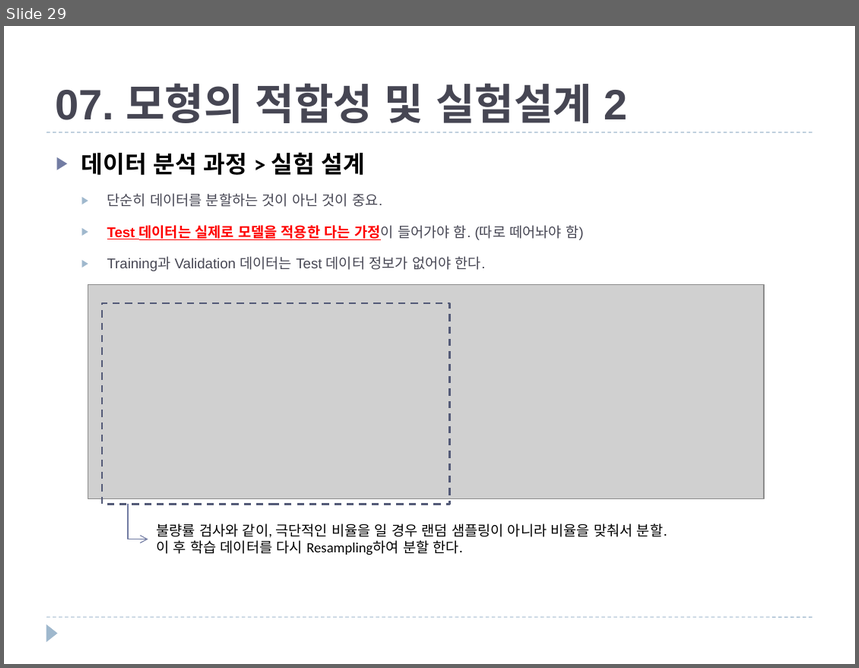
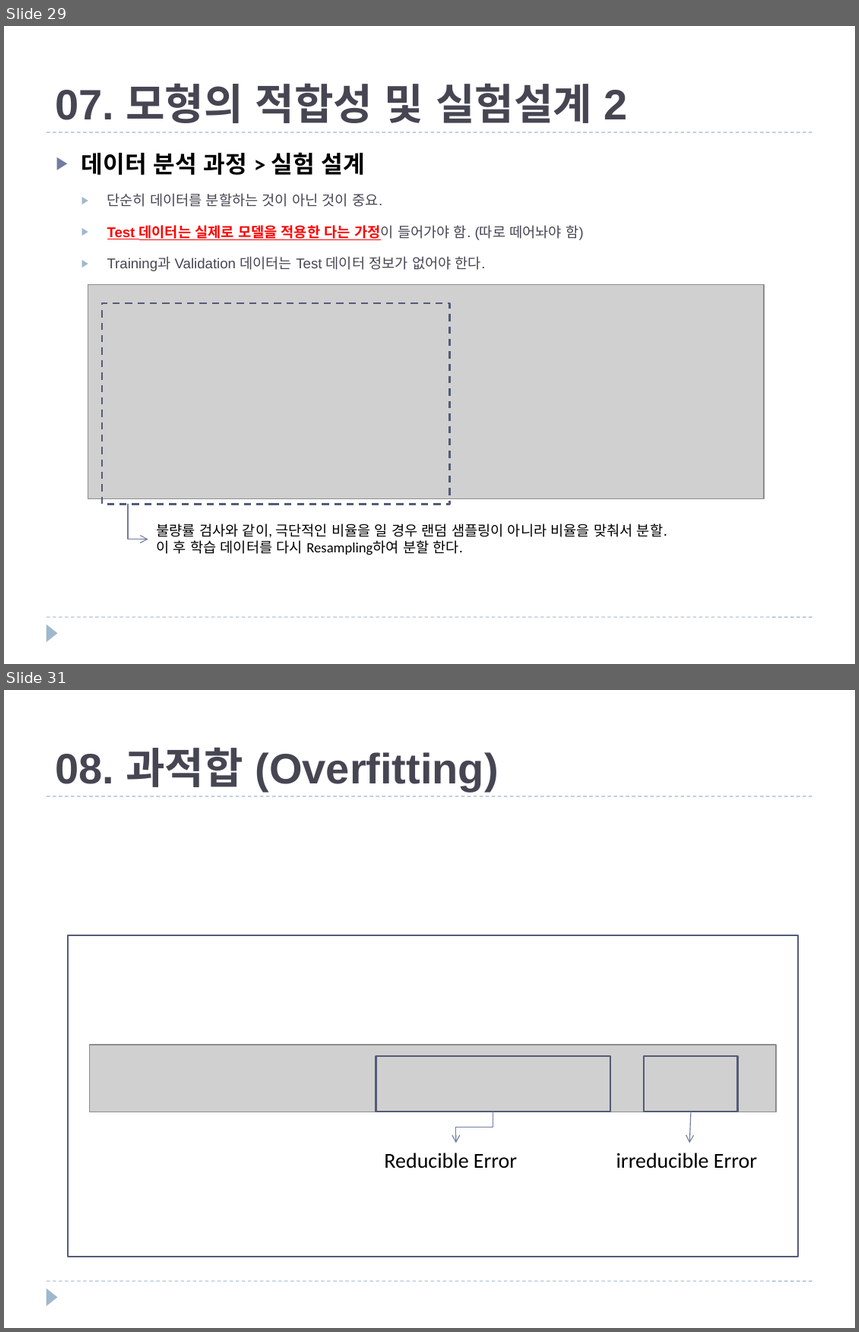
Before and after one commit to JXXA/JXXAGit, a slide deck: Machine Learning 개념과 종류.pptx. Shown one above the other, each under a label of ours: slide 29 before the commit, slides 29 and 31 after it; the slides between them are not shown. The pictures are 859x668 and 859x1332 pixels, drawn with LibreOffice and Linux fonts; fonts in the diff are those of the drawing; grey boxes stand for pictures. Boxes give left, top, right and bottom in pixels: in the first picture for what was removed or moved away, otherwise in the second. Text is boxed around its words. In the diff, an @@ line names an element or a change of style, - is before the commit and + after.

Commit message:
Update Machine Learning 개념과 종류.pptx
2020.10.27 과적합 내용 정리

```diff
--- a/Machine Learning 개념과 종류.pptx
+++ b/Machine Learning 개념과 종류.pptx
@@ slide 31 added at [4,690,855,1328], background #FFFFFF; not listed: 3 template elements that a slide beside it also shows @@
@@ title added at [55,747,499,791], 36 pt, text #464653, bold @@
+08. 과적합 (Overfitting)
@@ rectangle added at [68,935,798,1257], outline #545C79 1.5 pt @@
@@ picture added at [90,1045,777,1113] @@
@@ rectangle added at [376,1056,611,1113], outline #545C79 1.5 pt @@
@@ rectangle added at [644,1056,737,1113], outline #545C79 1.5 pt @@
@@ elbow arrow added from (493, 1113) to (456, 1143), #727CA3 0.75 pt @@
@@ arrow added from (691, 1113) to (690, 1143), #727CA3 0.75 pt @@
@@ text added at [384,1153,517,1169], 18 pt, text #000000 @@
+Reducible Error
@@ text added at [617,1153,757,1169], 18 pt, text #000000 @@
+irreducible Error
```
Also in this commit, not shown: 2 other slides added.
